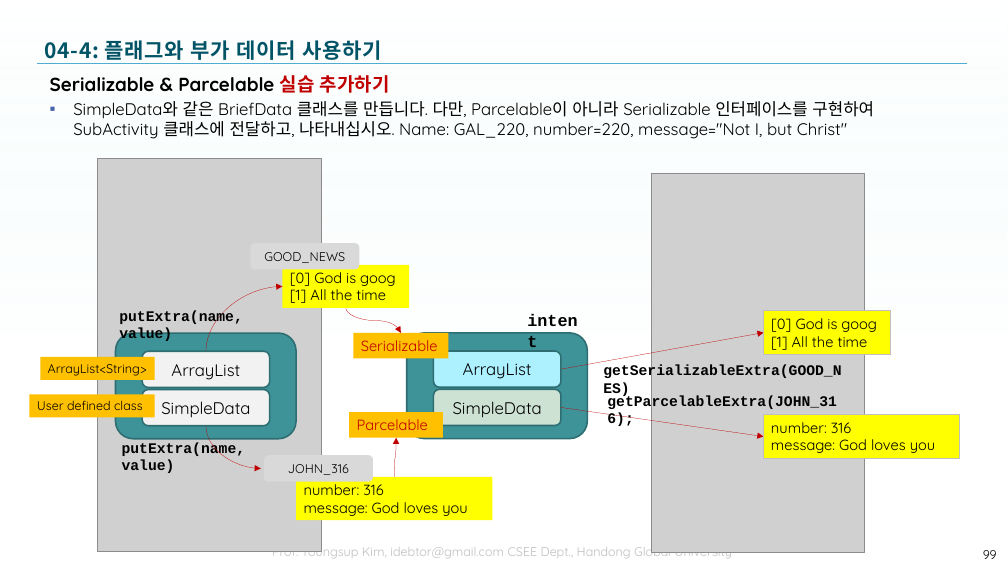
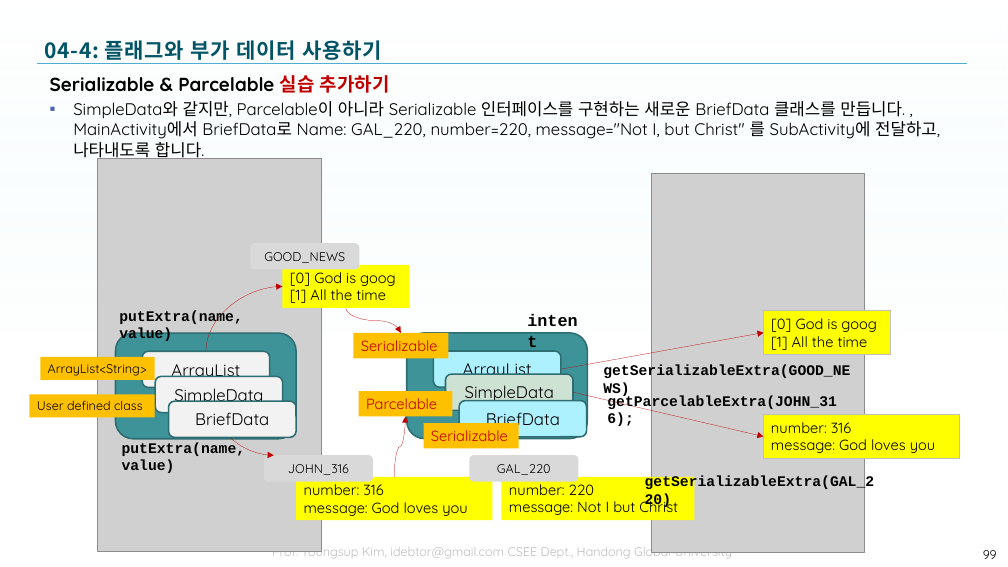
Before and after one commit to tae7841/HuStarAS, a slide deck: slide 99 of ppts/04Activity.pptx. Drawn at 1008x567 pixels with LibreOffice and Linux fonts; fonts in the diff are those of the drawing; grey boxes stand for pictures; background and template pictures are left out. Boxes give left, top, right and bottom in pixels: in the first picture for what was removed or moved away, otherwise in the second. Text is boxed around its words. In the diff, an @@ line names an element or a change of style, - is before the commit and + after.

```diff
--- a/ppts/04Activity.pptx
+++ b/ppts/04Activity.pptx
@@ text at (x1=73, y1=101, x2=940, y2=161): text changed @@
-▪ SimpleData와 같은 BriefData 클래스를 만듭니다. 다만, Parcelable이 아니라 Serializable 인터페이스를 구현하여 SubActivity 클래스에 전달하고, 나타내십시오. Name: GAL_220, number=220, message="Not I, but Christ"
+▪ SimpleData와 같지만, Parcelable이 아니라 Serializable 인터페이스를 구현하는 새로운 BriefData 클래스를 만듭니다. , MainActivity에서 BriefData로 Name: GAL_220, number=220, message="Not I, but Christ" 를 SubActivity에 전달하고, 나타내도록 합니다.
@@ rounded rectangle "SimpleData" moved from (x1=142, y1=389, x2=270, y2=426) to (x1=155, y1=377, x2=283, y2=413) @@
@@ rounded rectangle "SimpleData" moved from (x1=433, y1=389, x2=561, y2=426) to (x1=445, y1=374, x2=573, y2=411) @@
@@ text at (x1=603, y1=365, x2=850, y2=381): text changed @@
-getSerializableExtra(GOOD_NES)
+getSerializableExtra(GOOD_NEWS)
@@ rounded rectangle added at (x1=169, y1=402, x2=296, y2=438), fill #F2F2F2, outline #2F6D72 1.5 pt, 16 pt, text #000000 @@
+BriefData
@@ curved arrow moved from (206, 426) - (261, 469) to (219, 413) - (274, 455) @@
@@ rectangle "Parcelable" moved from (x1=349, y1=412, x2=443, y2=438) to (x1=358, y1=391, x2=452, y2=417) @@
@@ curved arrow moved from (394, 477) - (396, 438) to (394, 477) - (405, 417) @@
@@ rounded rectangle added at (x1=459, y1=401, x2=587, y2=437), fill #ADF1FF, outline #2F6D72 1.5 pt, 16 pt, text #000000 @@
+BriefData
@@ arrow moved from (561, 408) - (764, 436) to (573, 392) - (764, 436) @@
@@ rectangle added at (x1=423, y1=423, x2=519, y2=449), fill #FFC000, 14 pt, text #C00000 @@
+Serializable
@@ rounded rectangle added at (x1=470, y1=455, x2=578, y2=482), fill #D9D9D9, 12 pt, text #000000 @@
+GAL_220
@@ rectangle added at (x1=501, y1=477, x2=694, y2=520), fill #FFFF00, 14 pt, text #000000 @@
+number: 220
+message: Not I but Christ
@@ text added at (x1=645, y1=476, x2=875, y2=492), 14 pt, text #000000, bold @@
+getSerializableExtra(GAL_220)
```
Also in this commit, not shown: 2 other slides changed.
